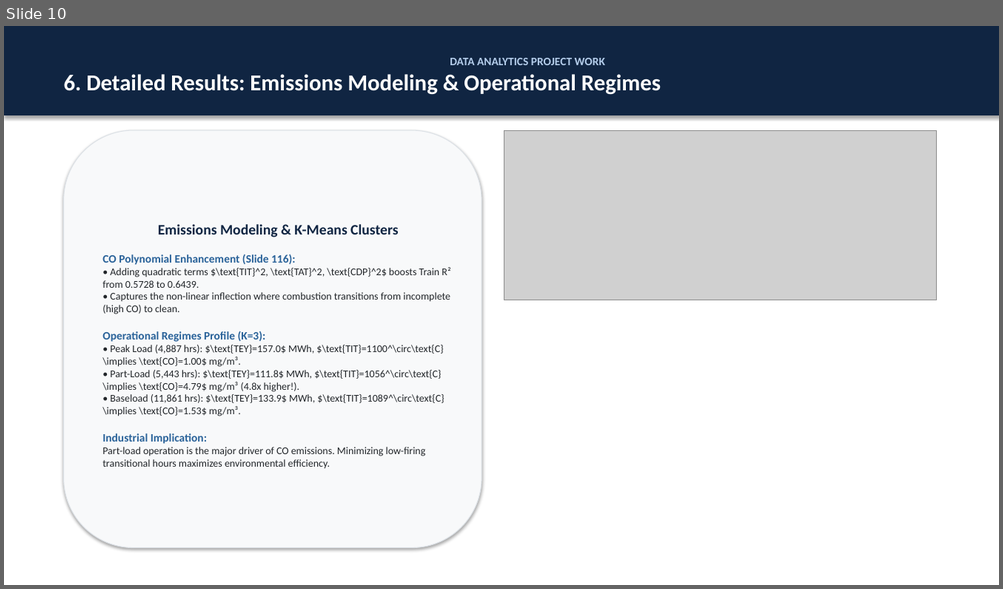
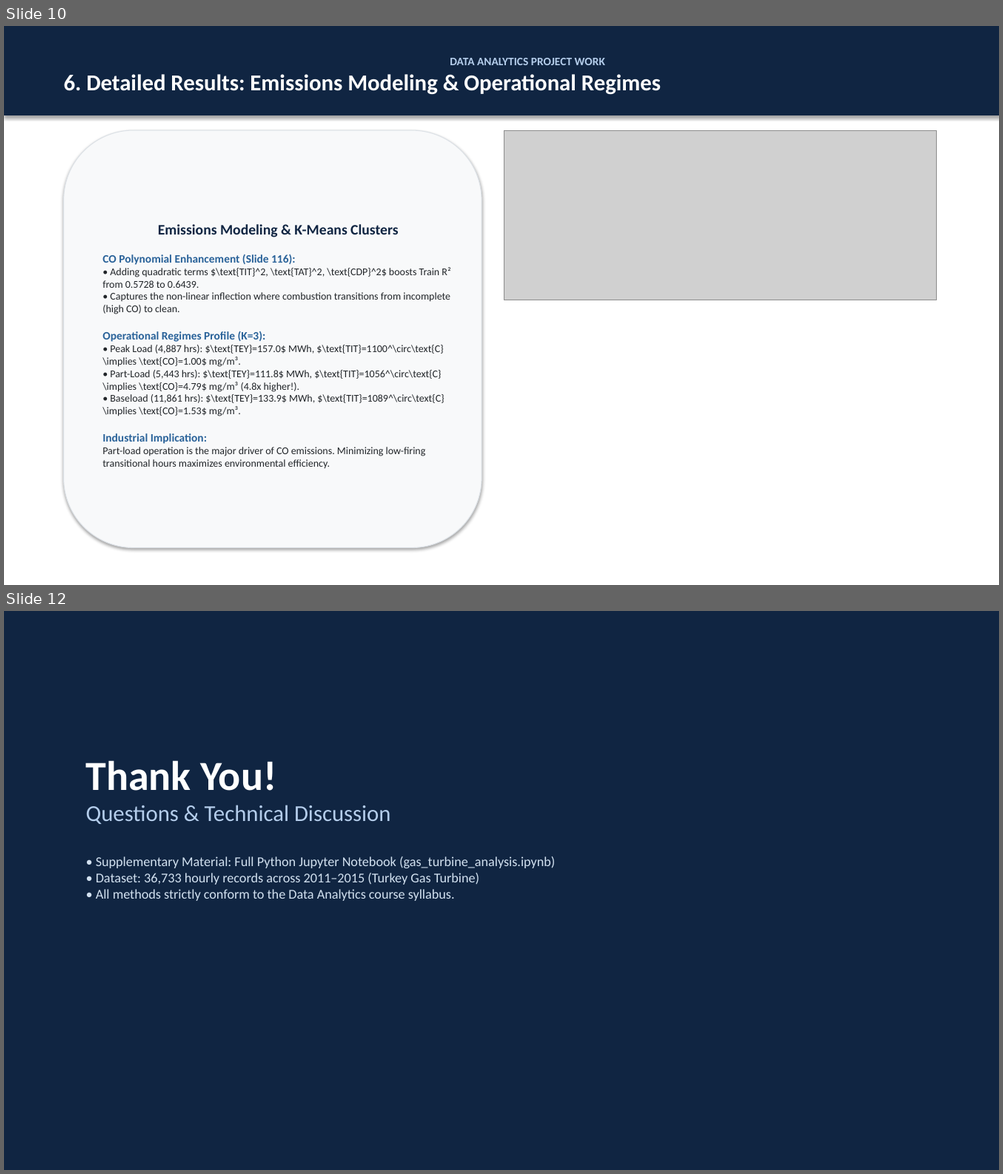
Before and after one commit to guidomariadifiore/DataAnalysisProject, a slide deck: presentation.pptx. Shown one above the other, each under a label of ours: slide 10 before the commit, slides 10 and 12 after it; the slides between them are not shown. The pictures are 1003x589 and 1003x1174 pixels, drawn with LibreOffice and Linux fonts; fonts in the diff are those of the drawing; grey boxes stand for pictures. Boxes give left, top, right and bottom in pixels: in the first picture for what was removed or moved away, otherwise in the second. Text is boxed around its words. In the diff, an @@ line names an element or a change of style, - is before the commit and + after.

```diff
--- a/presentation.pptx
+++ b/presentation.pptx
@@ slide 12 added at [4,611,999,1170], background #FFFFFF @@
@@ rectangle added at [4,611,999,1170], fill #102542, outline #102542 0.75 pt @@
@@ text added at [86,760,555,901], 13 pt, text #D2E1F0 @@
+Thank You!
+Questions & Technical Discussion
+• Supplementary Material: Full Python Jupyter Notebook (gas_turbine_analysis.ipynb)
+• Dataset: 36,733 hourly records across 2011–2015 (Turkey Gas Turbine)
+• All methods strictly conform to the Data Analytics course syllabus.
```
Also in this commit, not shown: 1 other slide added, 4 other files.
